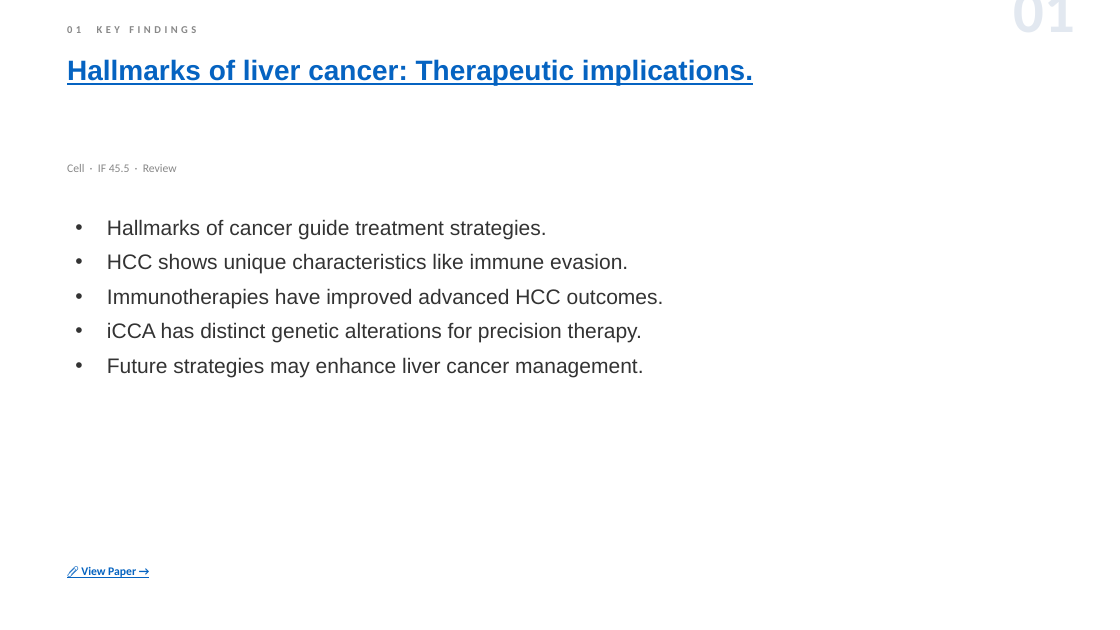
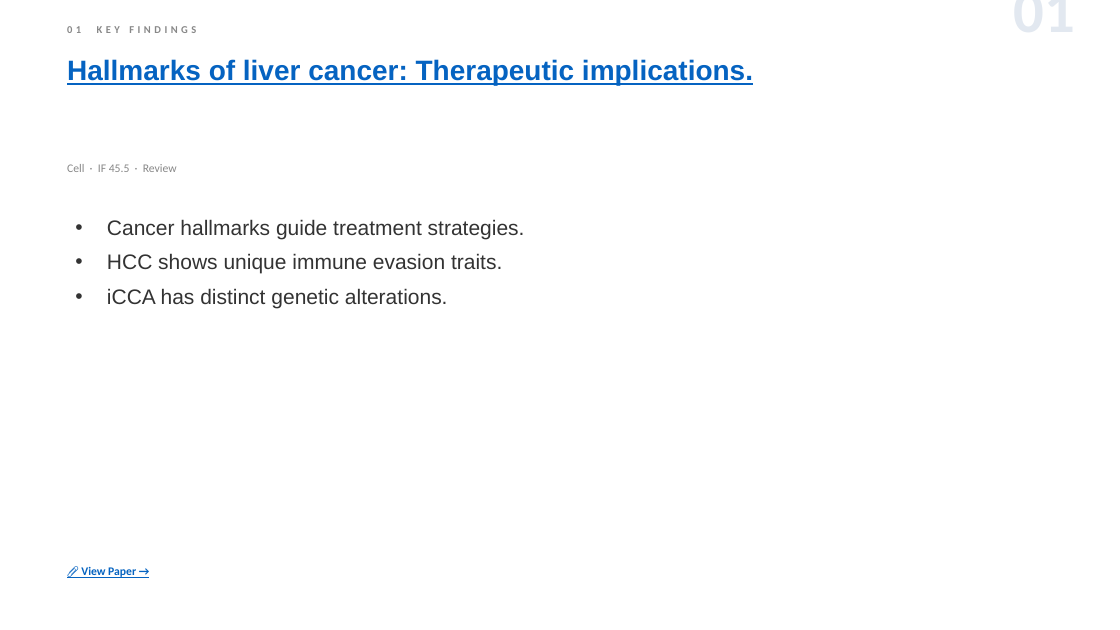
Before and after one commit to jejenhu-maker/hcc-weekly-digest, a slide deck: slide 3 of docs/digest-en.pptx. Drawn at 1120x630 pixels with LibreOffice and Linux fonts; fonts in the diff are those of the drawing. Boxes give left, top, right and bottom in pixels: in the first picture for what was removed or moved away, otherwise in the second. Text is boxed around its words. In the diff, an @@ line names an element or a change of style, - is before the commit and + after.

```diff
--- a/docs/digest-en.pptx
+++ b/docs/digest-en.pptx
@@ text at (x1=107, y1=219, x2=525, y2=308): text changed @@
-• Hallmarks of cancer guide treatment strategies.
-• HCC shows unique characteristics like immune evasion.
-• Immunotherapies have improved advanced HCC outcomes.
-• iCCA has distinct genetic alterations for precision therapy.
-• Future strategies may enhance liver cancer management.
+• Cancer hallmarks guide treatment strategies.
+• HCC shows unique immune evasion traits.
+• iCCA has distinct genetic alterations.
```
Also in this commit, not shown: 10 other slides changed, 1 slide added, 4 other files.
